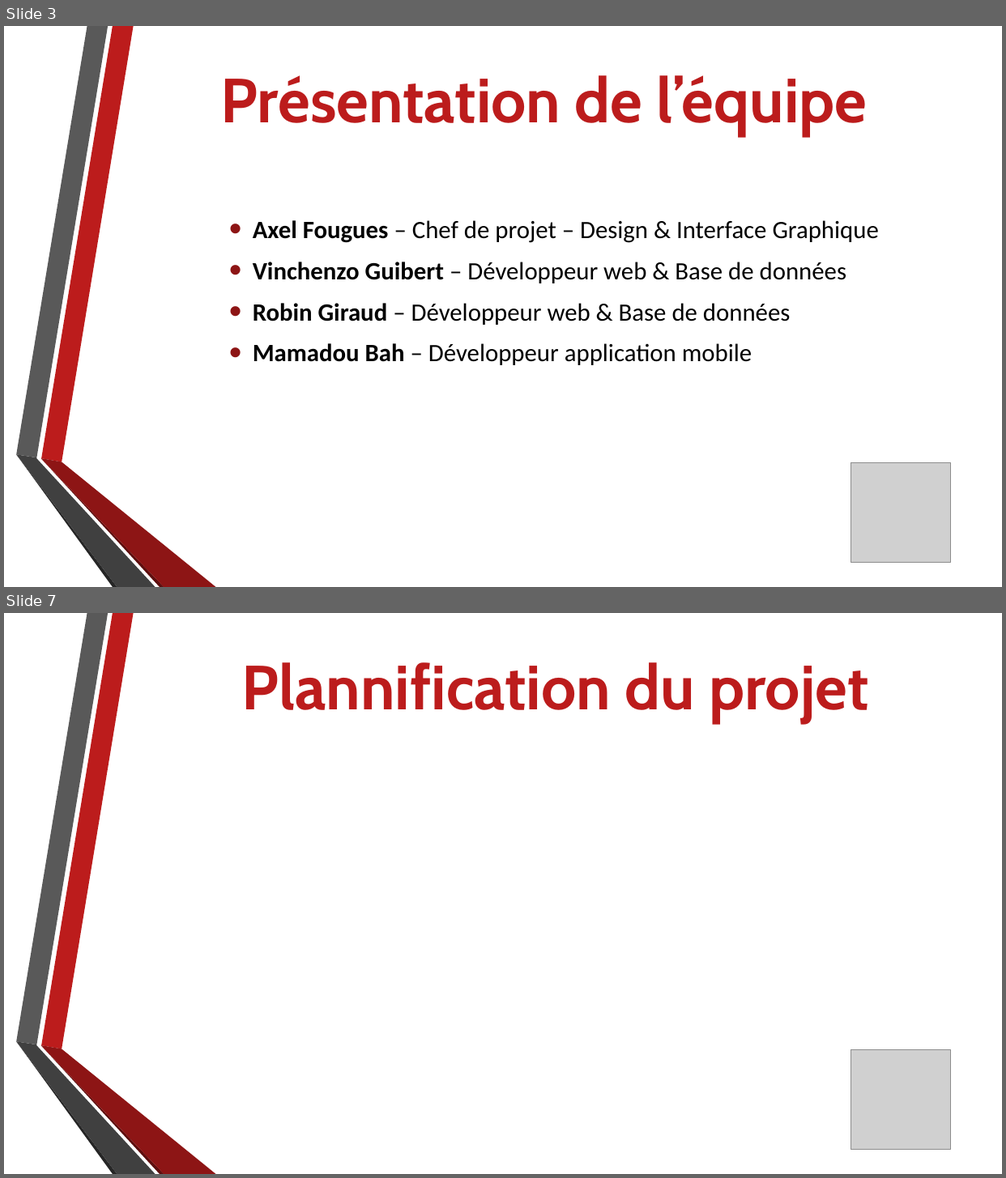
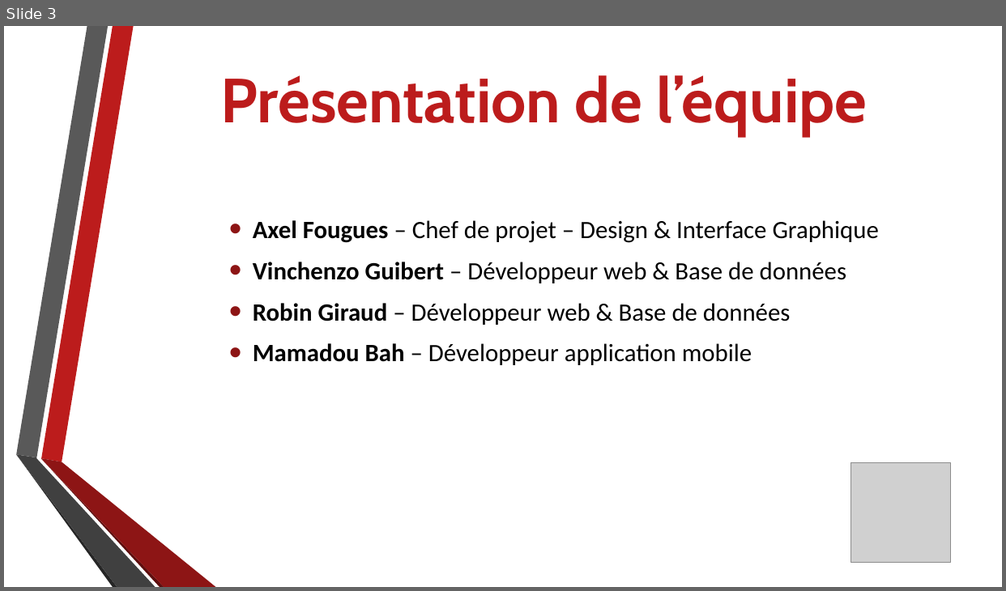
Before and after one commit to AxelFougues/PocketGlobe-Website, a slide deck: Diapo Presentation MiProjet.pptx. Shown one above the other, each under a label of ours: slides 3 and 7 before the commit, slide 3 after it; the slides between them are not shown. The pictures are 1006x1178 and 1006x591 pixels, drawn with LibreOffice and Linux fonts; fonts in the diff are those of the drawing; grey boxes stand for pictures; background and template pictures are left out. Boxes give left, top, right and bottom in pixels: in the first picture for what was removed or moved away, otherwise in the second. Text is boxed around its words. In the diff, an @@ line names an element or a change of style, - is before the commit and + after.

```diff
--- a/Diapo Presentation MiProjet.pptx
+++ b/Diapo Presentation MiProjet.pptx
@@ slide 7 removed at (x1=4, y1=613, x2=1002, y2=1174), background picture (left out); not listed: 6 template elements that a slide beside it also shows @@
@@ title removed at (x1=242, y1=662, x2=869, y2=723) @@
-Plannification du projet
@@ picture removed at (x1=850, y1=1050, x2=950, y2=1150) @@
```
Also in this commit, not shown: 4 slides changed, 1 slide added.
